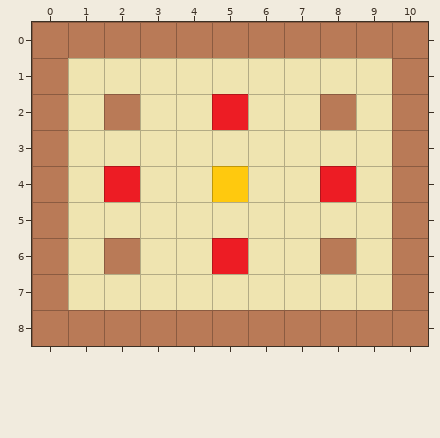
A Tiled map gets an edit: Adventure/res/rooms/fourdots.room.tmx. The picture above was drawn from the file before the commit.
Cells are 64x64 px. Shown: x 0..10, y 0..8.
The result:
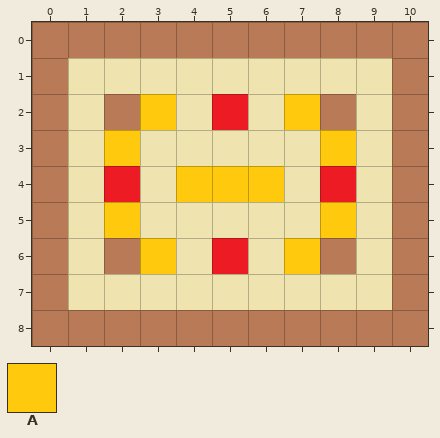
Key: from "tiled": A 3.
_ is an empty cell, . an unchanged one.
Changes in this commit:
--- layer "spawns"
@@ x 2..8 @@
-2 ._..._.
-3 _....._
-4 .._._..
-5 _....._
-6 ._..._.
+2 .A...A.
+3 A.....A
+4 ..A.A..
+5 A.....A
+6 .A...A.
Where, in picture pixels (left, top, right, bottom), the same in both pictures:
added: (104, 94, 176, 166)
added: (284, 94, 356, 166)
added: (176, 166, 212, 202)
added: (248, 166, 284, 202)
added: (104, 202, 176, 274)
added: (284, 202, 356, 274)
